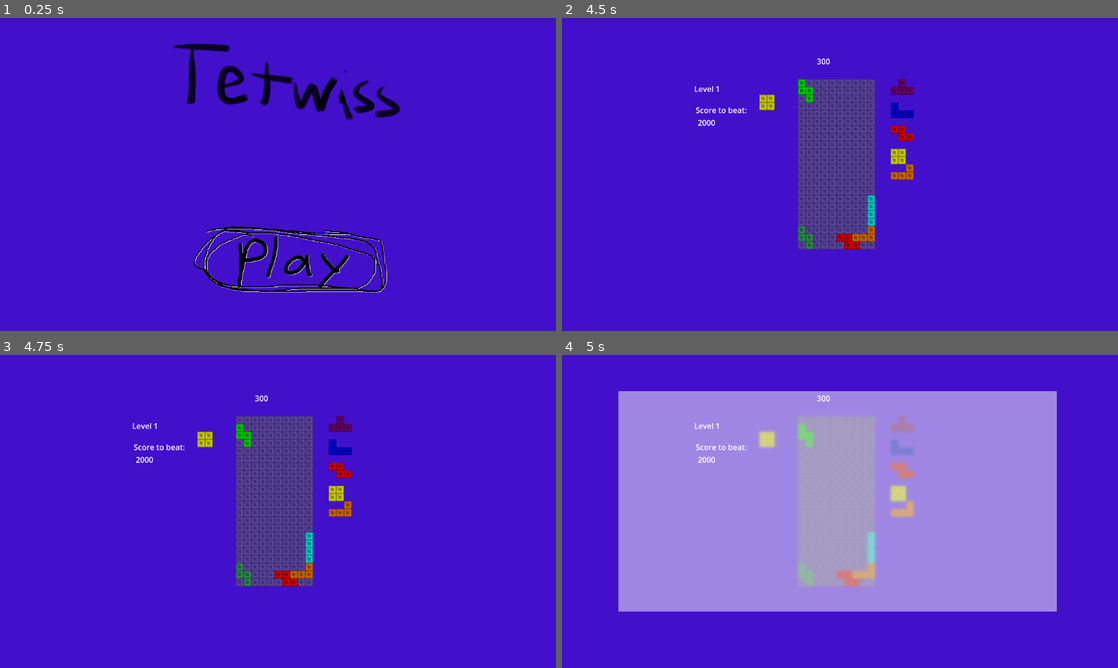
Above: before the commit, frames 1-4 (two rows, left to right).
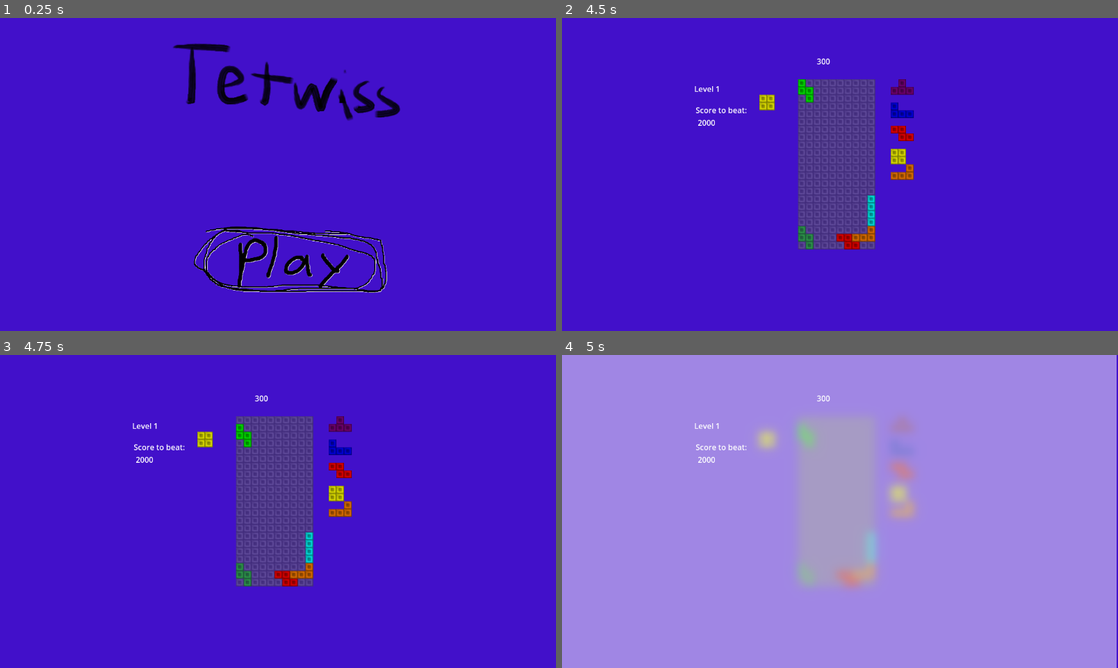
Above: after the commit, the same moments.

Repository: socpite/Tetwiss
Game: Godot game, scene res://scene/main.tscn
Two runs of this game, one before a commit and one after it. Both use one fixed random seed, a clock stepped at 60 frames per second and the inputs below.
Inputs (mouse positions are in pixels of both pictures, inside the frame that each line leads up to):
- Up to frame 1 (0.25 s): no input
- Up to frame 2 (4.5 s): click (851, 259) at 0.5 s; tap Enter at 1.25, 3.5 s; hold Right (right) 1.28-2.03 s; tap Space (hard drop) at 1.35, 2, 4.25 s; hold Left (left) 2.03-2.78 s; tap C (hold piece) at 2.1 s; hold Right (right) 2.78-4.28 s; tap A (rotate 180) at 2.85 s; tap X (rotate clockwise) at 3.6 s; hold Left (left) from 4.28 s (still down); tap Z (rotate counterclockwise) at 4.35 s
- Up to frame 3 (4.75 s): keep holding Left (left)
- Up to frame 4 (5 s): keep holding Left (left); tap Escape (pause) at 4.9 s

Frames 1-3 are identical in both runs. In frame 4, 45% of the frame differs, in the area x 0-100%, y 0-100%.

Commit message:
added pause and unpause

Diff:
--- a/scene/tile_map.tscn
+++ b/scene/tile_map.tscn
@@ -42,9 +42,9 @@
 
 [sub_resource type="ShaderMaterial" id="ShaderMaterial_78q27"]
 shader = ExtResource("9_3fu1i")
-shader_parameter/blur_amount = 1.618
+shader_parameter/blur_amount = 3.506
 shader_parameter/mix_amount = 0.495
-shader_parameter/color_over = Color(1, 1, 1, 1)
+shader_parameter/color_over = Color(1, 1, 1, 0)
 
 [node name="TileMap" type="TileMap"]
 position = Vector2(489, 127)
@@ -122,6 +122,7 @@
 horizontal_alignment = 2
 
 [node name="ChargeBar" type="Sprite2D" parent="Level"]
+show_behind_parent = true
 position = Vector2(658, 477)
 rotation = -1.5708
 scale = Vector2(0.185128, 0.169164)
@@ -132,11 +133,12 @@
 script = ExtResource("8_1t3ty")
 
 [node name="PauseBlur" type="ColorRect" parent="."]
+visible = false
 material = SubResource("ShaderMaterial_78q27")
-offset_left = -186.0
-offset_top = -26.0
-offset_right = 268.0
-offset_bottom = 202.0
+offset_left = -253.0
+offset_top = -65.0
+offset_right = 330.0
+offset_bottom = 274.0
 
 [connection signal="timeout" from="PieceDropTimer" to="." method="_on_piece_drop_timer_timeout"]
 [connection signal="hard_drop" from="InputHandler" to="." method="hard_drop"]
--- a/scripts/tile_map.gd
+++ b/scripts/tile_map.gd
@@ -1,6 +1,4 @@
 extends TileMap
-
-
 
 var piece_scene = preload("res://scene/piece.tscn")
 var current_piece = piece_scene.instantiate()
@@ -37,15 +35,23 @@
 func check_pause():
 	if Input.is_action_just_pressed("pause"):
 		if paused:
-			paused = false
-			$PauseBlur.hide()
-			$InputHandler.paused = false
-			get_tree().call_group("gameplay_timers", "set_paused", 0)
+			unpause()
 		else:
-			paused = true
-			$InputHandler.paused = true
-			$PauseBlur.show()
-			get_tree().call_group("gameplay_timers", "set_paused", 1)
+			pause()
+
+
+func pause():
+	paused = true
+	$InputHandler.paused = true
+	$PauseBlur.show()
+	get_tree().call_group("gameplay_timers", "set_paused", 1)
+
+
+func unpause():
+	paused = false
+	$PauseBlur.hide()
+	$InputHandler.paused = false
+	get_tree().call_group("gameplay_timers", "set_paused", 0)
 
 
 # check if tile is valid
